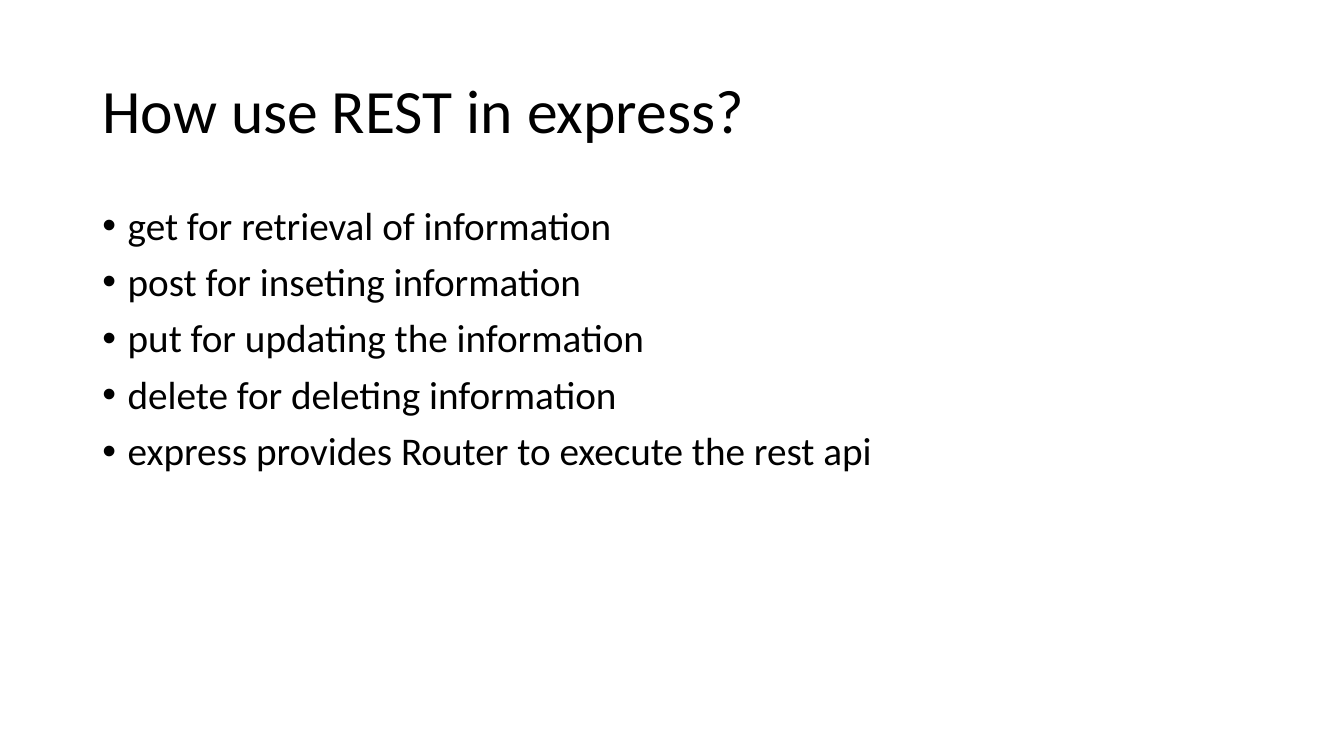
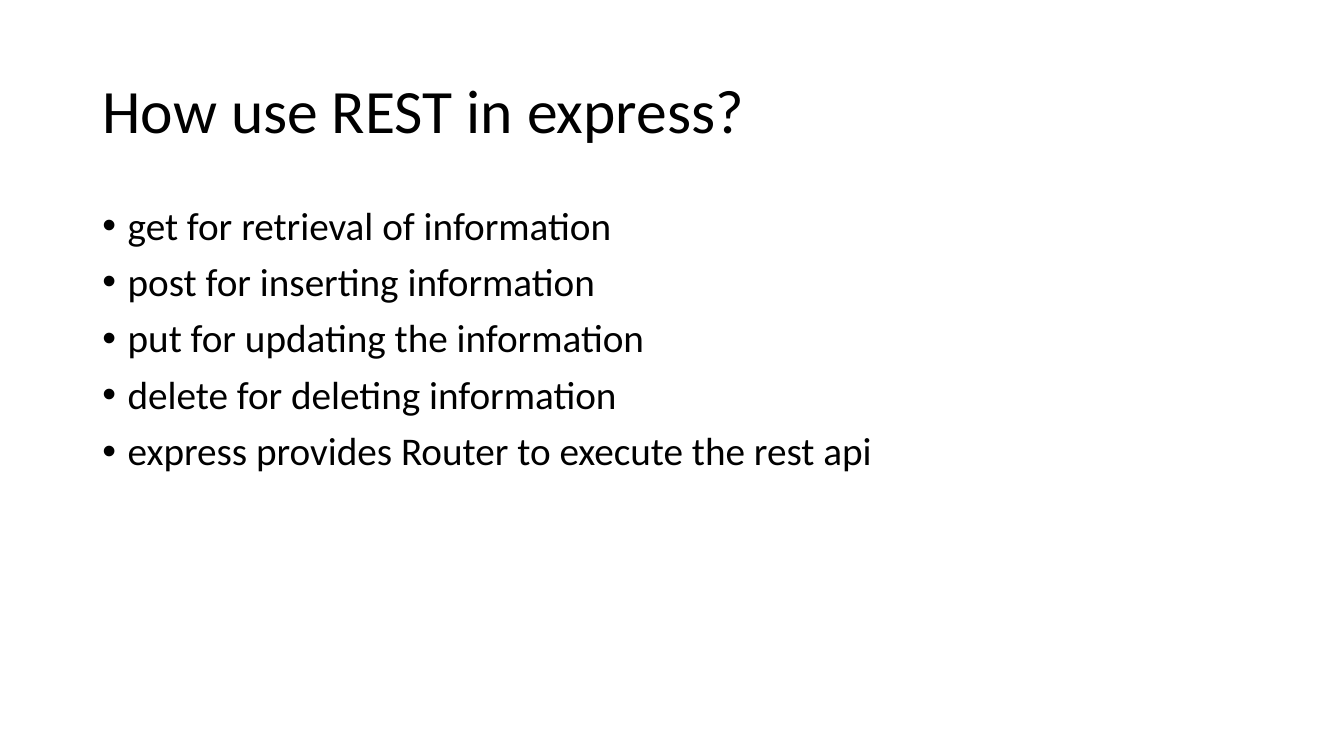
Before and after one commit to atul92cs/Javascripttraining, a slide deck: slide 7 of NodeJs.pptx. Drawn at 1344x756 pixels with LibreOffice and Linux fonts; fonts in the diff are those of the drawing. Boxes give left, top, right and bottom in pixels: in the first picture for what was removed or moved away, otherwise in the second. Text is boxed around its words. In the diff, an @@ line names an element or a change of style, - is before the commit and + after.

```diff
--- a/NodeJs.pptx
+++ b/NodeJs.pptx
@@ text at [128,269,595,303]: text changed @@
-• post for inseting information
+• post for inserting information
```
Also in this commit, not shown: 1 other slide changed, 28 other files.
